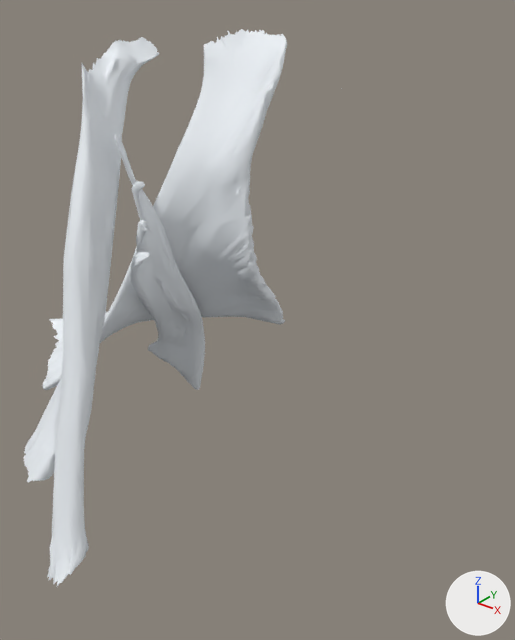
Two versions of the glTF model assets/anatomy/human-atlas/neck-muscles.glb, one commit apart.
The view is the same before and after, from a 50 mm lens placed at (0.192, -0.173, 1.606), pointed at (0.022, 0.04, 1.474). The lights are fixed; the arrows at lower right show +X, +Y and +Z. The older version comes first.

The scene before the commit, as lines of its bpy script (objects in view):
```python
me_bodymate_neck_levator_scapulae_right = bpy.data.meshes.new('bodymate.neck.levator-scapulae.right')
me_bodymate_neck_levator_scapulae_right.from_pydata(...)  # 657 vertices, 1313 faces; spans x -0.081..-0.021, y 0.018..0.088, z 1.387..1.547
me_bodymate_neck_levator_scapulae_right.materials.append(mat_human_atlas_neck_material)  # white #ecf1f6
me_bodymate_neck_sternocleidomastoid_right = bpy.data.meshes.new('bodymate.neck.sternocleidomastoid.right')
me_bodymate_neck_sternocleidomastoid_right.from_pydata(...)  # 1139 vertices, 2274 faces; spans x -0.063..0.061, y -0.057..0.063, z 1.38..1.581
me_bodymate_neck_sternocleidomastoid_right.materials.append(mat_human_atlas_neck_material)  # white #ecf1f6
me_bodymate_neck_trapezius_upper_right = bpy.data.meshes.new('bodymate.neck.trapezius.upper.right')
me_bodymate_neck_trapezius_upper_right.from_pydata(...)  # 1310 vertices, 2614 faces; spans x -0.131..0.003, y -0.001..0.092, z 1.419..1.584
me_bodymate_neck_trapezius_upper_right.materials.append(mat_human_atlas_neck_material)  # white #ecf1f6
ob_bodymate_neck_levator_scapulae_right = bpy.data.objects.new('bodymate.neck.levator-scapulae.right', me_bodymate_neck_levator_scapulae_right)
ob_bodymate_neck_levator_scapulae_right.location = (0.0, 0.0, 0.0)
ob_bodymate_neck_sternocleidomastoid_right = bpy.data.objects.new('bodymate.neck.sternocleidomastoid.right', me_bodymate_neck_sternocleidomastoid_right)
ob_bodymate_neck_sternocleidomastoid_right.location = (0.0, 0.0, 0.0)
ob_bodymate_neck_trapezius_upper_right = bpy.data.objects.new('bodymate.neck.trapezius.upper.right', me_bodymate_neck_trapezius_upper_right)
ob_bodymate_neck_trapezius_upper_right.location = (0.0, 0.0, 0.0)
```
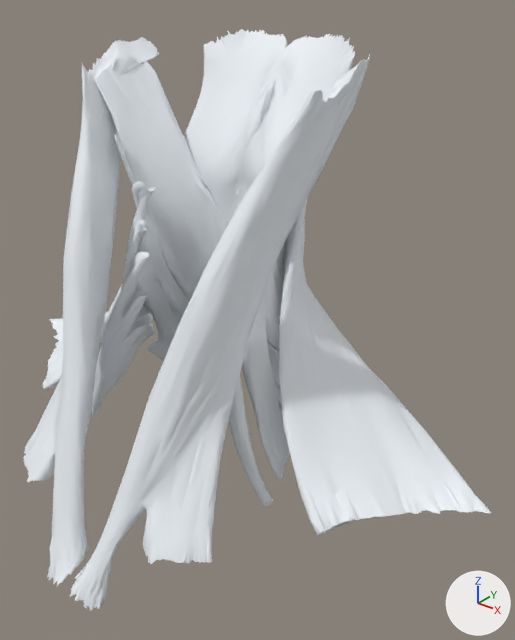
Commit message: feat: expand Human Atlas neck muscle registry

The change, as a diff of the scene's bpy script:
```diff
--- a/assets/anatomy/human-atlas/neck-muscles.glb.py
+++ b/assets/anatomy/human-atlas/neck-muscles.glb.py
@@ ob_bodymate_neck_splenius_capitis_left @@
+ob_bodymate_neck_splenius_capitis_left = bpy.data.objects.new('bodymate.neck.splenius.capitis.left', me_bodymate_neck_splenius_capitis_left)  # 864 vertices, 1715 faces; spans x -0.003..0.061, y 0.028..0.102, z 1.363..1.577; in mat_human_atlas_neck_material (white #ecf1f6)
+ob_bodymate_neck_splenius_capitis_left.location = (0.0, 0.0, 0.0)
@@ ob_bodymate_neck_splenius_capitis_right @@
+ob_bodymate_neck_splenius_capitis_right = bpy.data.objects.new('bodymate.neck.splenius.capitis.right', me_bodymate_neck_splenius_capitis_right)  # 864 vertices, 1716 faces; spans x -0.061..0.003, y 0.028..0.102, z 1.363..1.577; in mat_human_atlas_neck_material (white #ecf1f6)
+ob_bodymate_neck_splenius_capitis_right.location = (0.0, 0.0, 0.0)
@@ ob_bodymate_neck_scalene_posterior_left @@
+ob_bodymate_neck_scalene_posterior_left = bpy.data.objects.new('bodymate.neck.scalene.posterior.left', me_bodymate_neck_scalene_posterior_left)  # 587 vertices, 1170 faces; spans x 0.0236..0.0728, y 0.0186..0.0439, z 1.4195..1.4811; in mat_human_atlas_neck_material (white #ecf1f6)
+ob_bodymate_neck_scalene_posterior_left.location = (0.0, 0.0, 0.0)
@@ ob_bodymate_neck_scalene_medius_left @@
+ob_bodymate_neck_scalene_medius_left = bpy.data.objects.new('bodymate.neck.scalene.medius.left', me_bodymate_neck_scalene_medius_left)  # 635 vertices, 1264 faces; spans x 0.0209..0.0543, y 0.014..0.0286, z 1.4213..1.5267; in mat_human_atlas_neck_material (white #ecf1f6)
+ob_bodymate_neck_scalene_medius_left.location = (0.0, 0.0, 0.0)
@@ ob_bodymate_neck_scalene_medius_right @@
+ob_bodymate_neck_scalene_medius_right = bpy.data.objects.new('bodymate.neck.scalene.medius.right', me_bodymate_neck_scalene_medius_right)  # 668 vertices, 1332 faces; spans x -0.0556..-0.0221, y 0.014..0.0287, z 1.4213..1.5267; in mat_human_atlas_neck_material (white #ecf1f6)
+ob_bodymate_neck_scalene_medius_right.location = (0.0, 0.0, 0.0)
@@ ob_bodymate_neck_scalene_anterior_left @@
+ob_bodymate_neck_scalene_anterior_left = bpy.data.objects.new('bodymate.neck.scalene.anterior.left', me_bodymate_neck_scalene_anterior_left)  # 392 vertices, 784 faces; spans x 0.021..0.0549, y 0.0032..0.0211, z 1.4124..1.4991; in mat_human_atlas_neck_material (white #ecf1f6)
+ob_bodymate_neck_scalene_anterior_left.location = (0.0, 0.0, 0.0)
@@ ob_bodymate_neck_scalene_anterior_right @@
+ob_bodymate_neck_scalene_anterior_right = bpy.data.objects.new('bodymate.neck.scalene.anterior.right', me_bodymate_neck_scalene_anterior_right)  # 396 vertices, 792 faces; spans x -0.0563..-0.0223, y 0.0032..0.0212, z 1.4124..1.4991; in mat_human_atlas_neck_material (white #ecf1f6)
+ob_bodymate_neck_scalene_anterior_right.location = (0.0, 0.0, 0.0)
@@ ob_bodymate_neck_levator_scapulae_left @@
+ob_bodymate_neck_levator_scapulae_left = bpy.data.objects.new('bodymate.neck.levator-scapulae.left', me_bodymate_neck_levator_scapulae_left)  # 658 vertices, 1316 faces; spans x 0.021..0.081, y 0.018..0.088, z 1.387..1.547; in mat_human_atlas_neck_material (white #ecf1f6)
+ob_bodymate_neck_levator_scapulae_left.location = (0.0, 0.0, 0.0)
@@ ob_bodymate_neck_trapezius_upper_left @@
+ob_bodymate_neck_trapezius_upper_left = bpy.data.objects.new('bodymate.neck.trapezius.upper.left', me_bodymate_neck_trapezius_upper_left)  # 1312 vertices, 2618 faces; spans x -0.003..0.131, y -0.001..0.092, z 1.419..1.584; in mat_human_atlas_neck_material (white #ecf1f6)
+ob_bodymate_neck_trapezius_upper_left.location = (0.0, 0.0, 0.0)
@@ ob_bodymate_neck_sternocleidomastoid_left @@
+ob_bodymate_neck_sternocleidomastoid_left = bpy.data.objects.new('bodymate.neck.sternocleidomastoid.left', me_bodymate_neck_sternocleidomastoid_left)  # 1126 vertices, 2247 faces; spans x 0.001..0.062, y -0.057..0.063, z 1.38..1.581; in mat_human_atlas_neck_material (white #ecf1f6)
+ob_bodymate_neck_sternocleidomastoid_left.location = (0.0, 0.0, 0.0)
```

Where the change shows, as pixel boxes [x1, y1, x2, y2] in the pictures (515 x 640 px):
'bodymate.neck.sternocleidomastoid.left', added: after [70, 55, 370, 611]
'bodymate.neck.trapezius.upper.left', added: after [243, 34, 491, 536]
'bodymate.neck.splenius.capitis.right', added: after [94, 49, 283, 421]
'bodymate.neck.scalene.medius.left', added: after [234, 210, 290, 480]
'bodymate.neck.scalene.anterior.right', added: after [92, 255, 147, 416]
'bodymate.neck.scalene.anterior.left', added: after [229, 376, 273, 506]
'bodymate.neck.scalene.medius.right', added: after [108, 187, 156, 392]
'bodymate.neck.levator-scapulae.left', added: after [235, 204, 283, 352]
'bodymate.neck.splenius.capitis.left', added (mostly hidden): after [273, 75, 351, 364]
'bodymate.neck.scalene.posterior.left', added (mostly hidden): after [274, 380, 282, 409]
